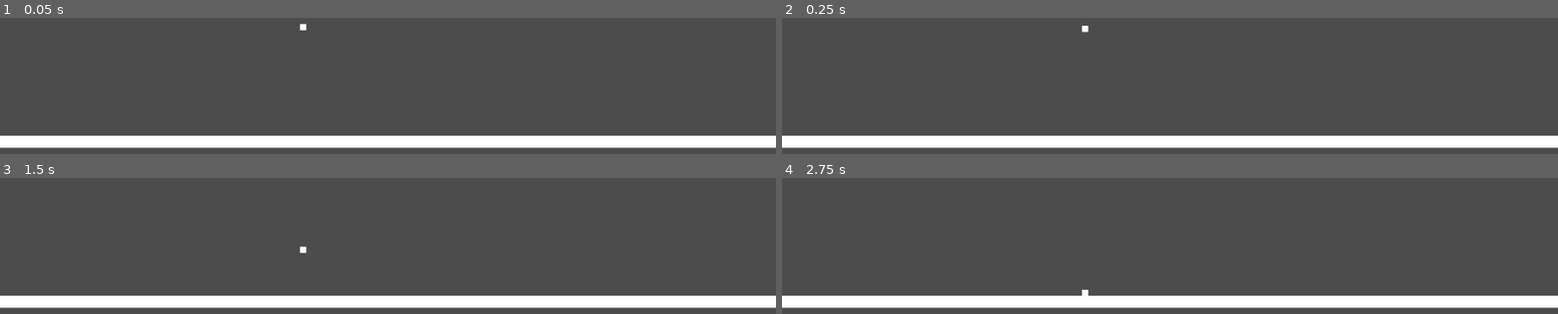
Above: before the commit, frames 1-4 (two rows, left to right).
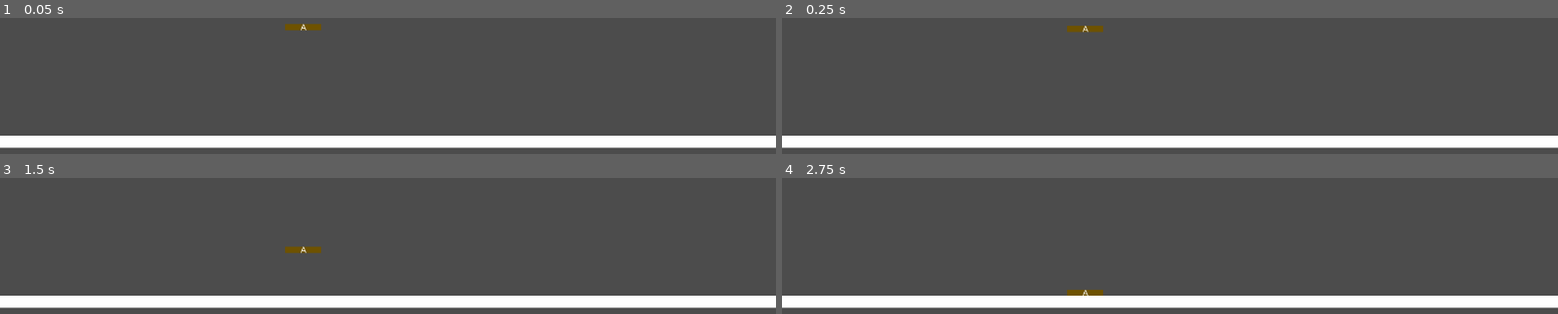
Above: after the commit, the same moments.

Repository: Indivicivet/AoC2022
Game: Godot game, scene res://day05.tscn
Two runs of this game, one before a commit and one after it. Both use one fixed random seed, a clock stepped at 60 frames per second and the inputs below.
Inputs:
- Up to frame 1 (0.05 s): no input
- Up to frame 2 (0.25 s): no input
- Up to frame 3 (1.5 s): tap Enter at 0.5 s
- Up to frame 4 (2.75 s): no input

The runs differ from the first frame. In frame 1, 0.2% of the frame differs, in the area x 36-42%, y 4-10%; in frame 2, 0.2%, in the area x 36-42%, y 5-11%; in frame 3, 0.2%; in frame 4, 0.2%.

Commit message:
make box wider

Diff:
--- a/day05/day05.tscn
+++ b/day05/day05.tscn
@@ -4,7 +4,7 @@
 extents = Vector2( 640, 10 )
 
 [sub_resource type="RectangleShape2D" id=2]
-extents = Vector2( 5, 5 )
+extents = Vector2( 30, 5 )
 
 [node name="Node2D" type="Node2D"]
 
@@ -24,7 +24,8 @@
 shape = SubResource( 2 )
 
 [node name="Polygon2D" type="Polygon2D" parent="Box"]
-polygon = PoolVector2Array( -5, -5, 5, -5, 5, 5, -5, 5 )
+color = Color( 0.435294, 0.32549, 0, 1 )
+polygon = PoolVector2Array( -30, -5, 30, -5, 30, 5, -30, 5 )
 
 [node name="RichTextLabel" type="RichTextLabel" parent="Box"]
 margin_left = -4.0
